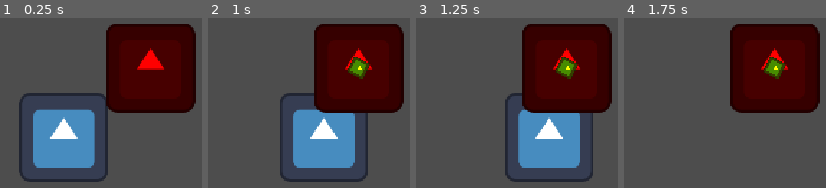
Above: before the commit, frames 1-4 (left to right).
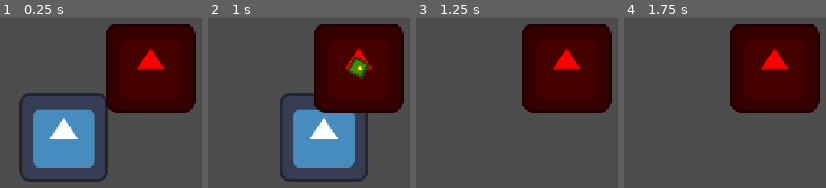
Above: after the commit, the same moments.

Repository: gabdalmazo/godot2dgame
Game: Godot game, scene res://test_level.tscn
Same seed, same stepped clock (60 frames per second), same inputs: the game is played once before the commit and once after it. The engine's default icon, where the game draws it, is replaced by a stand-in: a white triangle on a blue panel in a dark square.
Inputs:
- Up to frame 1 (0.25 s): no input
- Up to frame 2 (1 s): tap Enter (ui_accept) at 0.5, 0.77 s
- Up to frame 3 (1.25 s): no input
- Up to frame 4 (1.75 s): tap Enter (ui_accept) at 1.52 s

Frames 1-2 are identical in both runs. In frame 3, 13% of the frame differs, in the area x 44-88%, y 22-97%; in frame 4, 0.9%.

Commit message:
feat: add projectile scene and movement script with damage handling

Diff:
--- /dev/null
+++ b/novo-projeto-de-jogo/projectile.gd
@@ -0,0 +1,33 @@
+class_name Projectile
+extends Area2D
+
+@export var speed: float = 400.0
+@export var damage: float = 20.0
+
+# Tempo em segundos antes do projétil se auto destruir
+var lifetime: float = 5.0
+
+func _ready() -> void:
+	body_entered.connect(_on_body_entered)
+
+	# Usando o temporizador nativo da árvore para lidar com o lifetime
+	var timer = get_tree().create_timer(lifetime)
+	timer.timeout.connect(_on_lifetime_timeout)
+
+func _physics_process(delta: float) -> void:
+	# Move o projétil para frente na direção em que ele está apontando.
+	# transform.x representa o vetor "Frente" (Right) no Godot 2D.
+	global_position += transform.x * speed * delta
+
+func _on_body_entered(body: Node2D) -> void:
+	# Como configuramos um nó físico filho no teste anterior, precisamos
+	# verificar se o próprio corpo ou seu parente (PathFollow2D) gerenciam a vida
+	if body.has_method("take_damage"):
+		body.take_damage(damage)
+		queue_free()
+	elif body.get_parent() != null and body.get_parent().has_method("take_damage"):
+		body.get_parent().take_damage(damage)
+		queue_free()
+
+func _on_lifetime_timeout() -> void:
+	queue_free()
--- a/novo-projeto-de-jogo/projectile.tscn
+++ b/novo-projeto-de-jogo/projectile.tscn
@@ -1,8 +1,18 @@
-[gd_scene format=3 uid="uid://b8y1j2k3l4m5n"]
+[gd_scene load_steps=4 format=3 uid="uid://b8y1j2k3l4m5n"]
 
-[ext_resource type="Texture2D" uid="uid://c75jrp57x4wfs" path="res://icon.svg" id="1_icon"]
+[ext_resource type="Script" path="res://projectile.gd" id="1_script"]
+[ext_resource type="Texture2D" uid="uid://c75jrp57x4wfs" path="res://icon.svg" id="2_icon"]
 
-[node name="Projectile" type="Sprite2D"]
+[sub_resource type="CircleShape2D" id="CircleShape2D_proj"]
+radius = 10.0
+
+[node name="Projectile" type="Area2D"]
+script = ExtResource("1_script")
+
+[node name="Sprite2D" type="Sprite2D" parent="."]
 modulate = Color(1, 1, 0, 1)
 scale = Vector2(0.2, 0.2)
-texture = ExtResource("1_icon")
+texture = ExtResource("2_icon")
+
+[node name="CollisionShape2D" type="CollisionShape2D" parent="."]
+shape = SubResource("CircleShape2D_proj")
